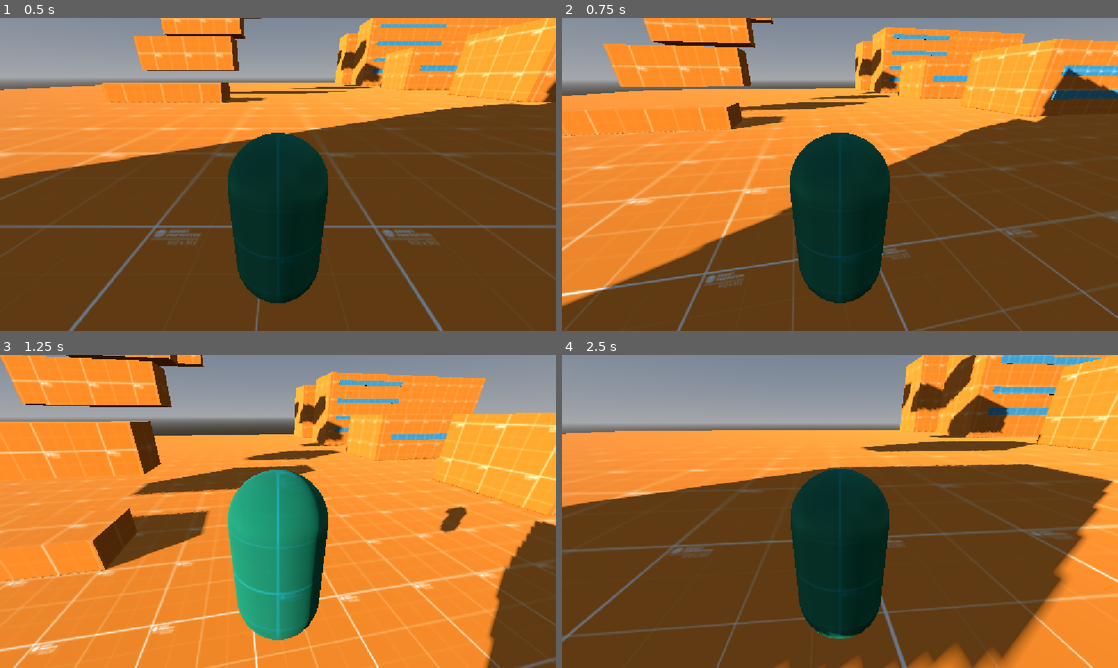
Above: before the commit, frames 1-4 (two rows, left to right).
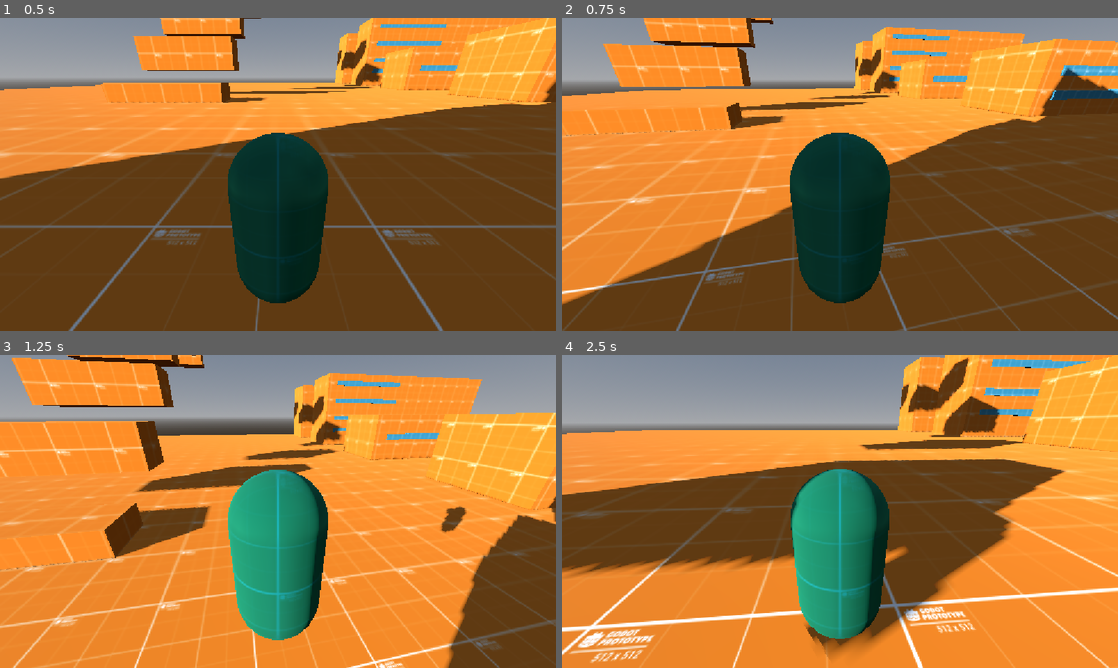
Above: after the commit, the same moments.

Repository: MauroMelender/ProtoProyectGensaku
Game: Godot game, scene res://Test Folder 0.1/escena_testeo.tscn
Same seed, same stepped clock (60 frames per second), same inputs: the game is played once before the commit and once after it.
Inputs (mouse positions are in pixels of both pictures, inside the frame that each line leads up to):
- Up to frame 1 (0.5 s): no input
- Up to frame 2 (0.75 s): tap Enter (ui_accept) at 0.5 s; move the mouse to (867, 174) at 0.52 s; hold W (ui_up) from 0.53 s (still down); tap Q (dash) at 0.6 s
- Up to frame 3 (1.25 s): keep holding W (ui_up); tap Enter (ui_accept) at 0.77 s
- Up to frame 4 (2.5 s): keep holding W (ui_up); move the mouse to (812, 511) at 1.27 s; tap Q (dash) at 1.35, 2.1 s; tap Enter (ui_accept) at 1.52 s; move the mouse to (851, 505) at 2.02 s

Frame 1 is identical in both runs. In frame 2, 3.6% of the frame differs, in the area x 0-100%, y 0-100%; in frame 3, 15%; in frame 4, 44%.

Commit message:
Ajuste de aceleracion del personaje

Diff:
--- a/Test Folder 0.1/Player/Movement.gd
+++ b/Test Folder 0.1/Player/Movement.gd
@@ -2,7 +2,7 @@
 
 # --- PARÁMETROS CONFIGURABLES ---
 @export var SPEED: float = 8.0
-@export var ACCEL: float = 12.0
+@export var ACCEL: float = 20.0
 @export var FRICTION: float = 30.0
 @export var JUMP_VELOCITY: float = 6.0
 @export var MAX_JUMPS: int = 2
